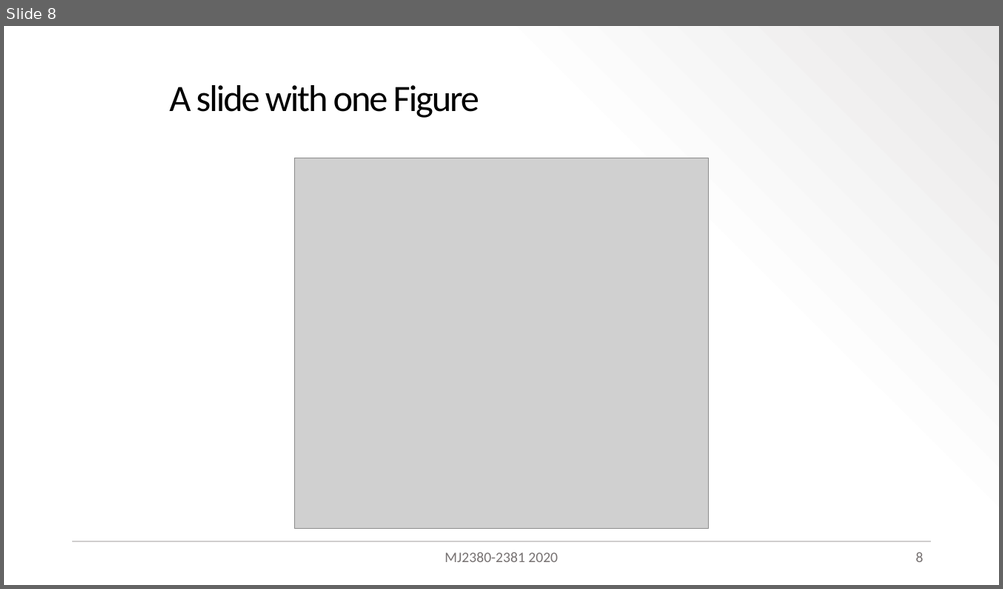
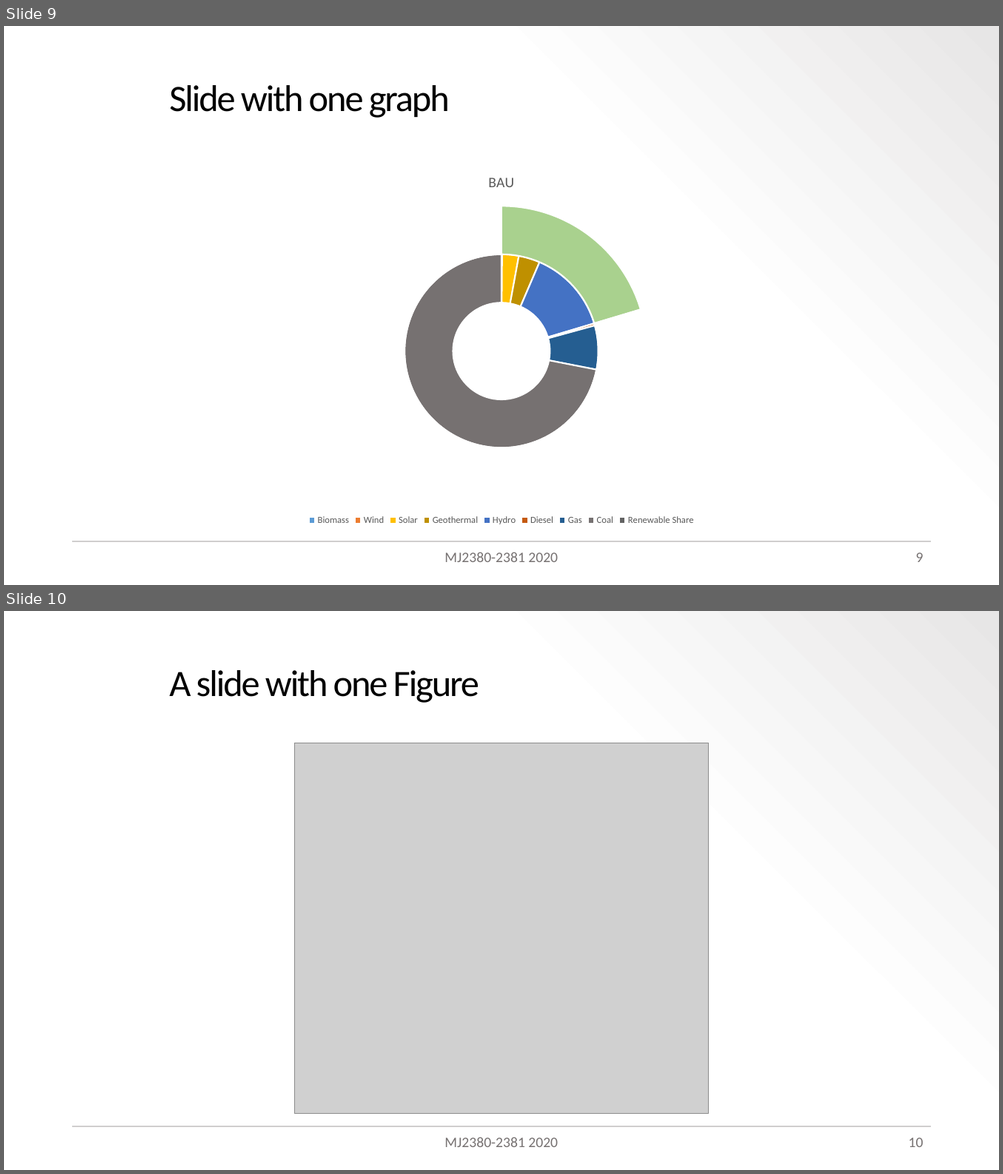
Before and after one commit to lorenzo-sani/teaching_kit, a slide deck: files/ppt_demo.pptx. Shown one above the other, each under a label of ours: slide 8 before the commit, slides 9 and 10 after it. The pictures are 1003x589 and 1003x1174 pixels, drawn with LibreOffice and Linux fonts; fonts in the diff are those of the drawing; grey boxes stand for pictures; background and template pictures are left out. Boxes give left, top, right and bottom in pixels: in the first picture for what was removed or moved away, otherwise in the second. Text is boxed around its words. In the diff, an @@ line names an element or a change of style, - is before the commit and + after.

```diff
--- a/files/ppt_demo.pptx
+++ b/files/ppt_demo.pptx
@@ slide 9 added at <box>4,26,999,585</box>, background gradient #FFFFFF to #FDFDFD to #E7E6E6; not listed: 1 template element that a slide beside it also shows @@
@@ title added at <box>169,85,449,118</box>, 36 pt, text #000000 @@
+Slide with one graph
@@ doughnut chart added at <box>73,158,930,530</box> @@
+title "BAU "
+categories: Biomass, Wind, Solar, Geothermal, Hydro, Diesel, Gas, Coal, Renewable Share
+Series 1: 0, 0, 3, 4, 14, 0, 7, 72, -, -
+Series 2: -, -, -, -, -, -, -, -, 20, 80
@@ text added at <box>444,552,558,562</box>, 14 pt, text #767171 @@
+MJ2380-2381 2020
@@ page number added at <box>916,553,923,562</box>, 14 pt, text #767171 @@
+9
@@ what was slide 8 is now slide 10 @@
@@ page number at <box>908,1138,923,1147</box>: text changed @@
-8
+10
```
Also in this commit, not shown: 1 slide changed, 1 other slide added, 9 other files.
